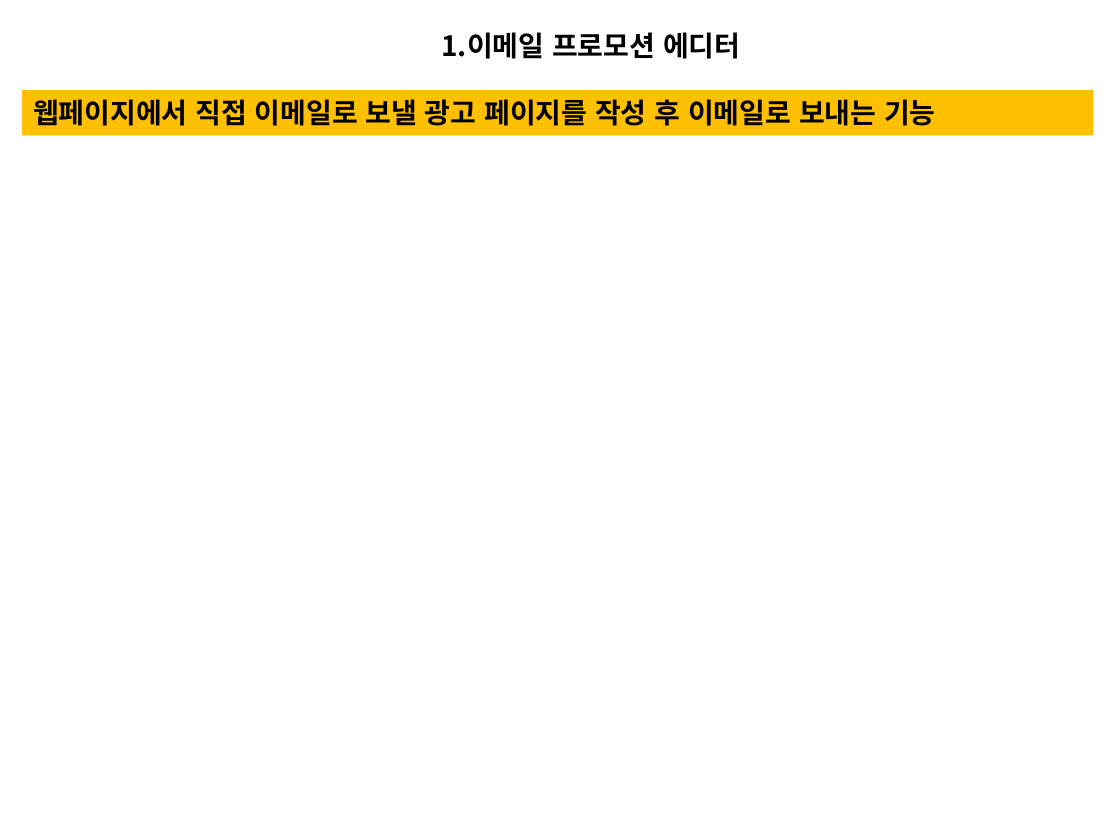
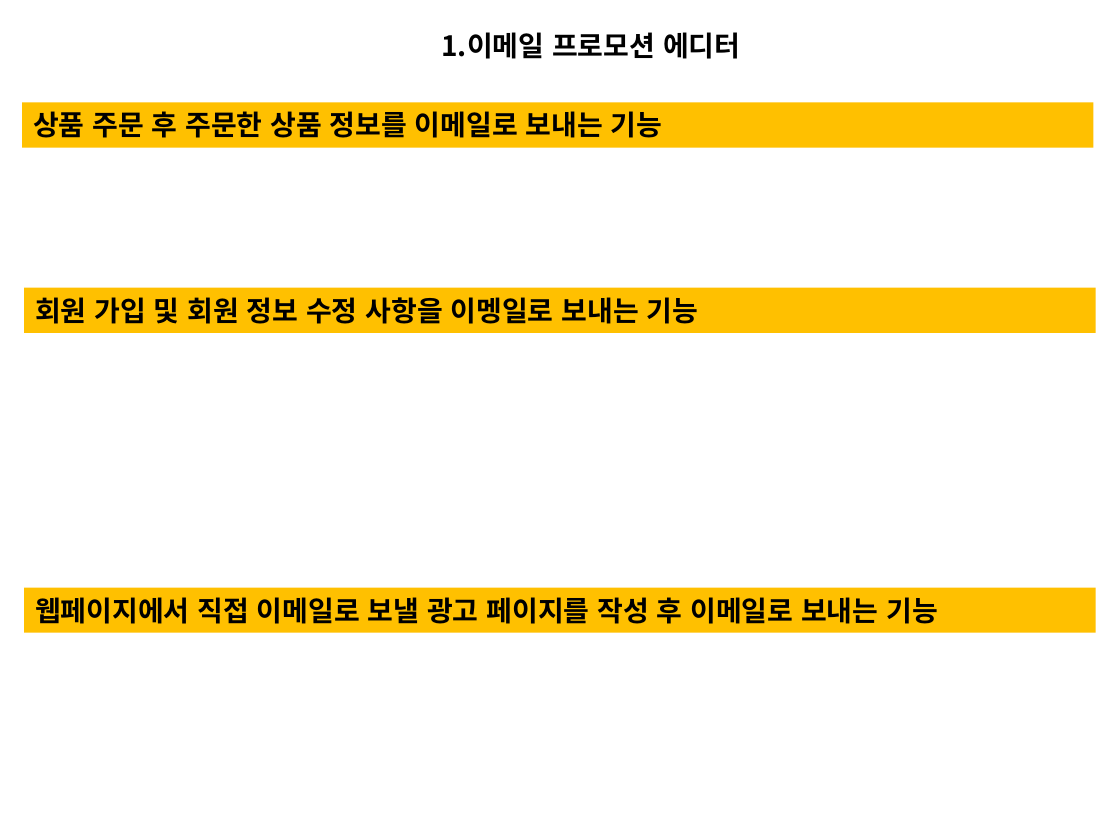
Before and after one commit to leebs126/gitTest_leebs, a slide deck: slide 1 of spring_leebs/src/main/webapp/WEB-INF/doc/구현기능 목록_2017.pptx. Drawn at 1120x840 pixels with LibreOffice and Linux fonts; fonts in the diff are those of the drawing. Boxes give left, top, right and bottom in pixels: in the first picture for what was removed or moved away, otherwise in the second. Text is boxed around its words. In the diff, an @@ line names an element or a change of style, - is before the commit and + after.

Commit message:
1.프로젝트 구현 목록 보충

```diff
--- a/spring_leebs/src/main/webapp/WEB-INF/doc/구현기능 목록_2017.pptx
+++ b/spring_leebs/src/main/webapp/WEB-INF/doc/구현기능 목록_2017.pptx
@@ rectangle added at [22,103,1094,148], fill #FFC000, 18 pt, text #000000, bold @@
+상품 주문 후 주문한 상품 정보를 이메일로 보내는 기능
@@ rectangle added at [25,288,1096,333], fill #FFC000, 18 pt, text #000000, bold @@
+회원 가입 및 회원 정보 수정 사항을 이멩일로 보내는 기능
@@ rectangle "웹페이지에서 직접 이메일로 보낼 광고 ...": place and size @@
-rectangle "웹페이지에서 직접 이메일로 보낼 광고 ..." at [22,91,1094,136]
+rectangle "웹페이지에서 직접 이메일로 보낼 광고 ..." at [25,588,1096,633]
```
